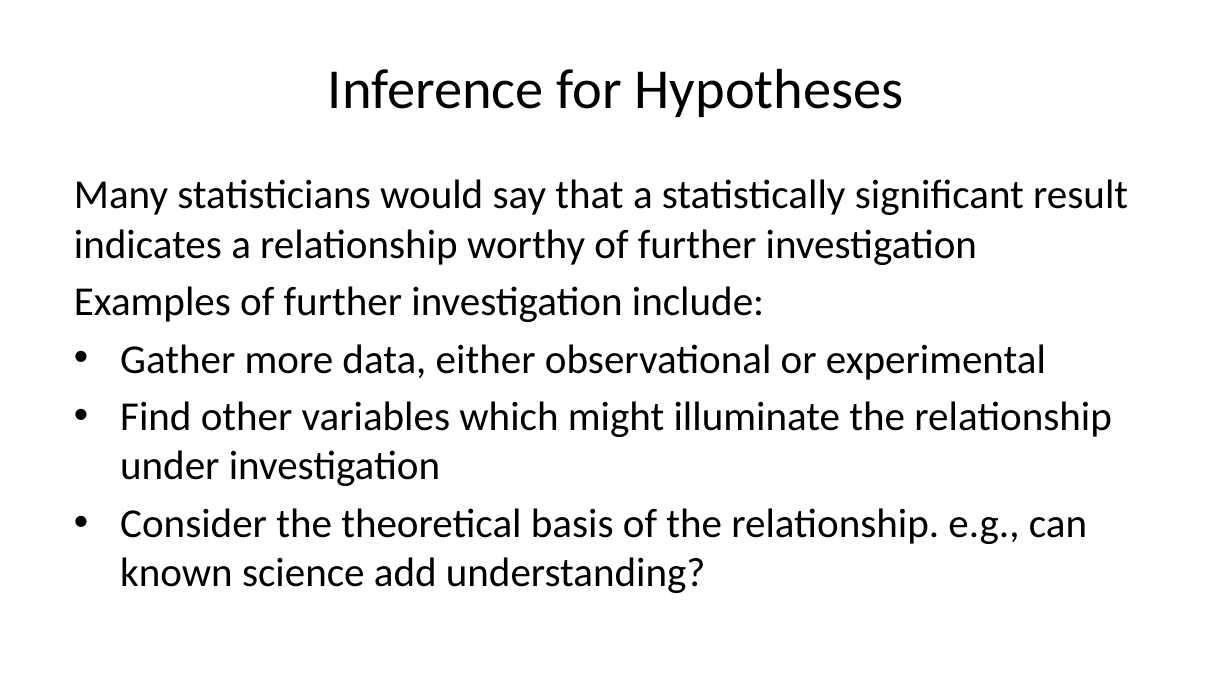
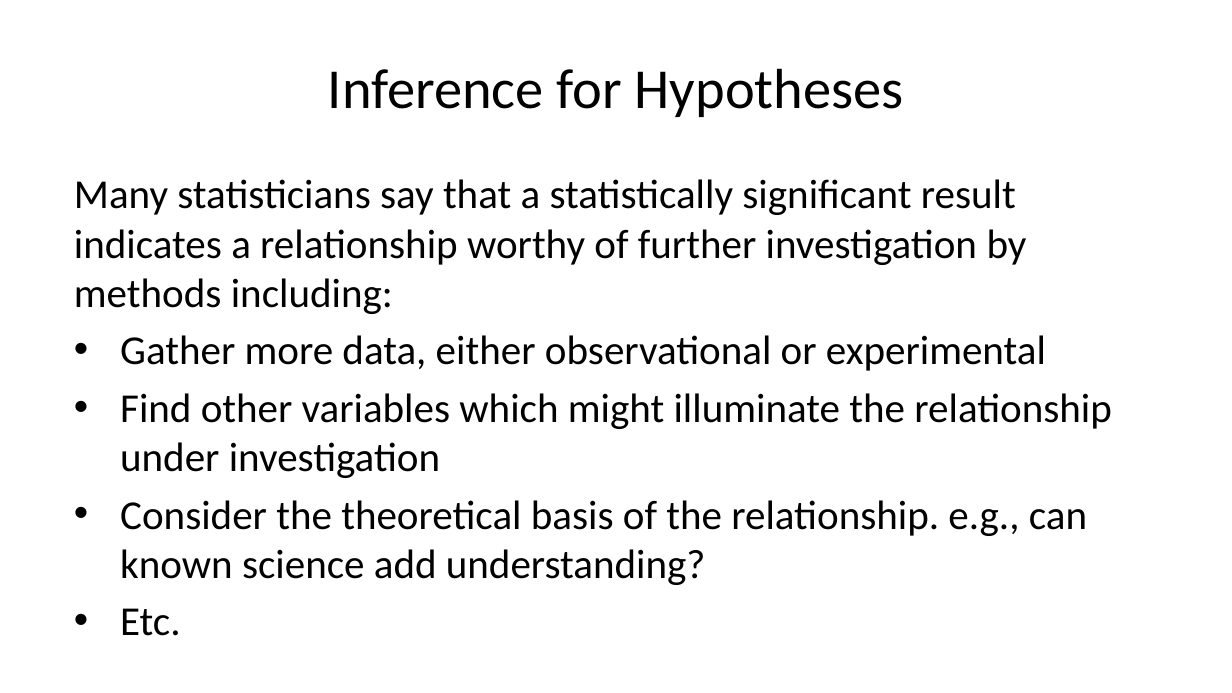
Before and after one commit to StephenElston/CSCI-E-83, a slide deck: slide 7 of LectureSlides/06a_WhyInferenceIsImportant.pptx (slide 11 before the commit). Drawn at 1232x693 pixels with LibreOffice and Linux fonts; fonts in the diff are those of the drawing. Boxes give left, top, right and bottom in pixels: in the first picture for what was removed or moved away, otherwise in the second. Text is boxed around its words. In the diff, an @@ line names an element or a change of style, - is before the commit and + after.

```diff
--- a/LectureSlides/06a_WhyInferenceIsImportant.pptx
+++ b/LectureSlides/06a_WhyInferenceIsImportant.pptx
@@ text at (74, 179, 1027, 314): text changed @@
-Many statisticians would say that a statistically significant result indicates a relationship worthy of further investigation
-Examples of further investigation include:
+Many statisticians say that a statistically significant result indicates a relationship worthy of further investigation by methods including:
@@ text at (120, 608, 180, 636): paragraph added @@
+• Etc.
```
Also in this commit, not shown: 12 other slides changed, 4 slides removed, 2 other files.
